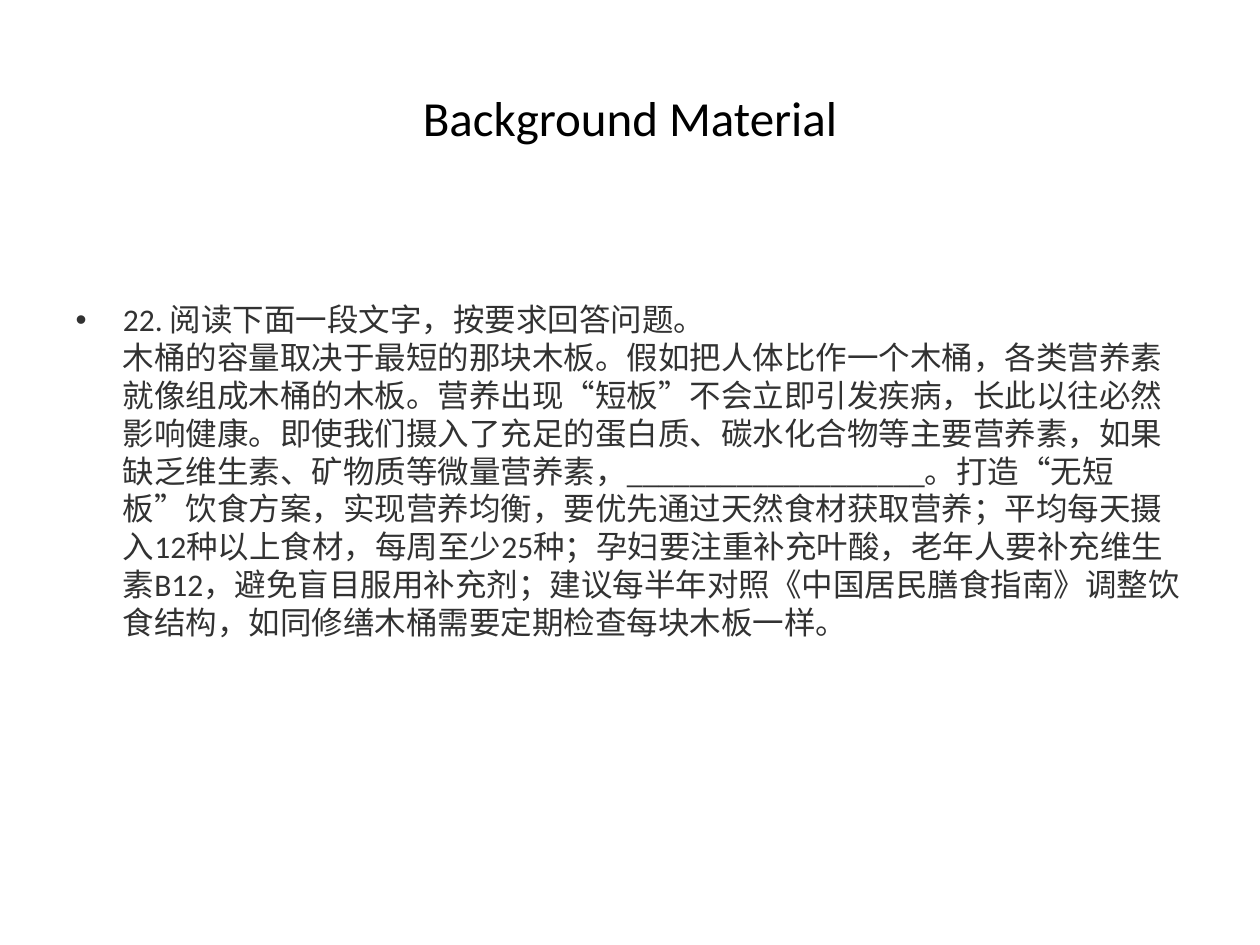
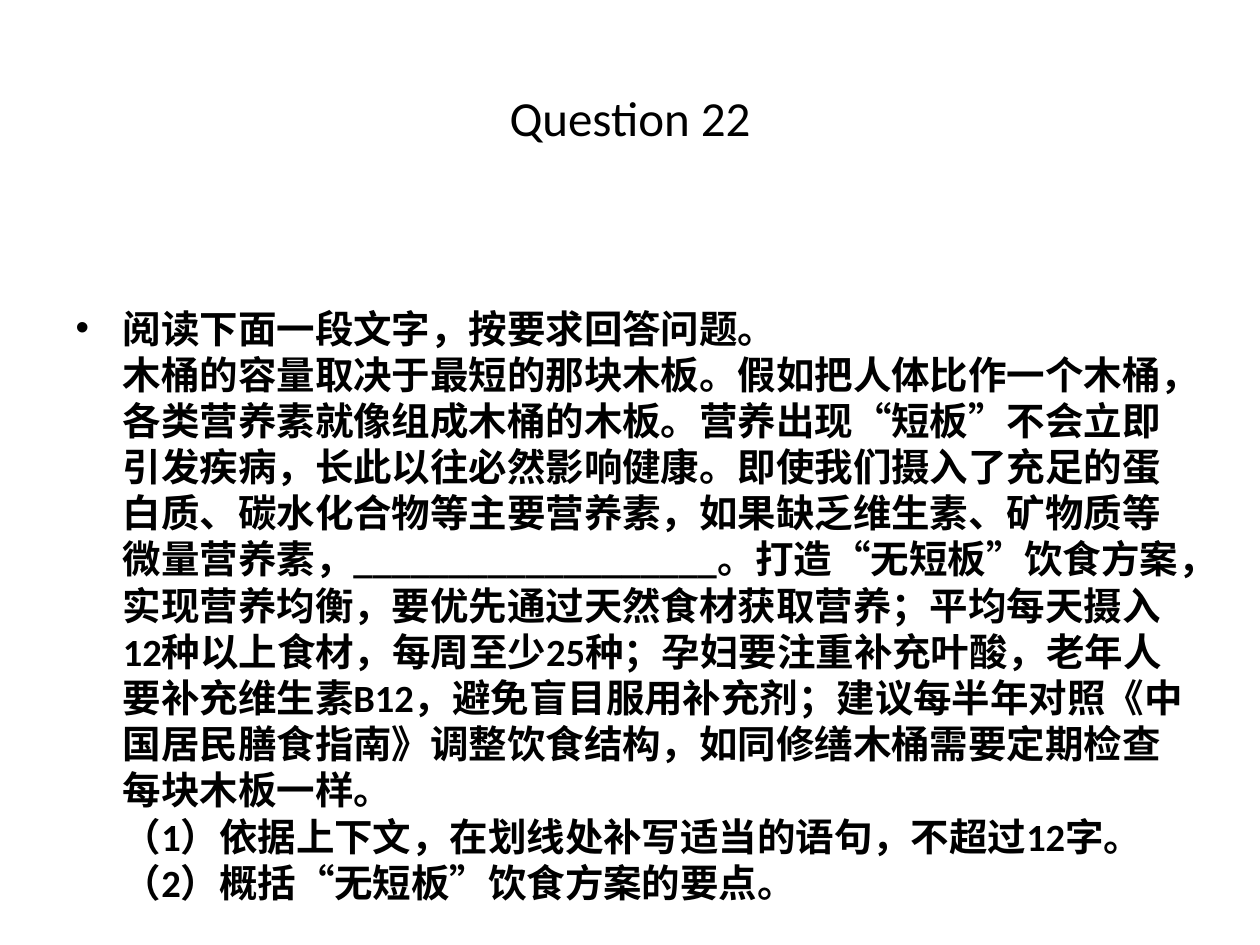
Before and after one commit to chenchen8486/word2ppt-assistant, a slide deck: slide 83 of 测试文档_processed.pptx (slide 62 before the commit). Drawn at 1260x945 pixels with LibreOffice and Linux fonts; fonts in the diff are those of the drawing. Boxes give left, top, right and bottom in pixels: in the first picture for what was removed or moved away, otherwise in the second. Text is boxed around its words. In the diff, an @@ line names an element or a change of style, - is before the commit and + after.

```diff
--- a/测试文档_processed.pptx
+++ b/测试文档_processed.pptx
@@ title at (x1=510, y1=102, x2=751, y2=143): text changed @@
-Background Material
+Question 22
@@ text at (x1=123, y1=310, x2=1217, y2=856): text changed; size 18 to 22 pt; text colour #323232 to #000000; bold on @@
-• 22. 阅读下面一段文字，按要求回答问题。
-  木桶的容量取决于最短的那块木板。假如把人体比作一个木桶，各类营养素就像组成木桶的木板。营养出现“短板”不会立即引发疾病，长此以往必然影响健康。即使我们摄入了充足的蛋白质、碳水化合物等主要营养素，如果缺乏维生素、矿物质等微量营养素，___________________。打造“无短板”饮食方案，实现营养均衡，要优先通过天然食材获取营养；平均每天摄入12种以上食材，每周至少25种；孕妇要注重补充叶酸，老年人要补充维生素B12，避免盲目服用补充剂；建议每半年对照《中国居民膳食指南》调整饮食结构，如同修缮木桶需要定期检查每块木板一样。
+• 阅读下面一段文字，按要求回答问题。
+  木桶的容量取决于最短的那块木板。假如把人体比作一个木桶，各类营养素就像组成木桶的木板。营养出现“短板”不会立即引发疾病，长此以往必然影响健康。即使我们摄入了充足的蛋白质、碳水化合物等主要营养素，如果缺乏维生素、矿物质等微量营养素，___________________。打造“无短板”饮食方案，实现营养均衡，要优先通过天然食材获取营养；平均每天摄入12种以上食材，每周至少25种；孕妇要注重补充叶酸，老年人要补充维生素B12，避免盲目服用补充剂；建议每半年对照《中国居民膳食指南》调整饮食结构，如同修缮木桶需要定期检查每块木板一样。
+  （1）依据上下文，在划线处补写适当的语句，不超过12字。
+  （2）概括“无短板”饮食方案的要点。
```
Also in this commit, not shown: 52 other slides changed, 26 slides added, 10 slides removed, 8 other files.
